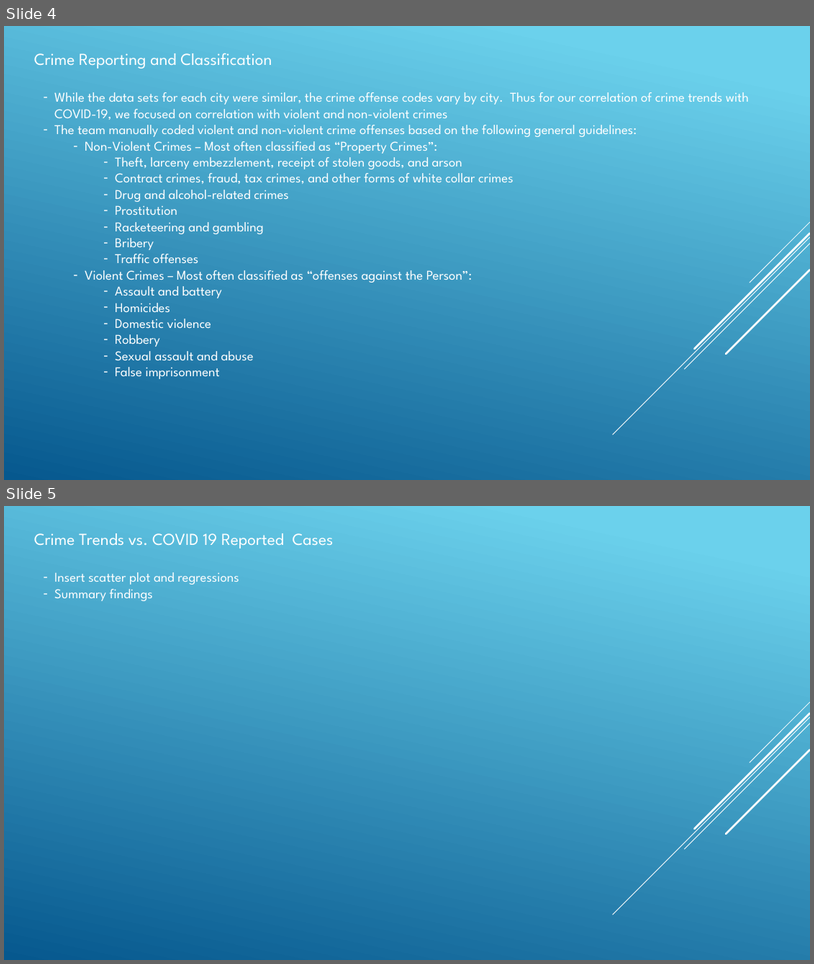
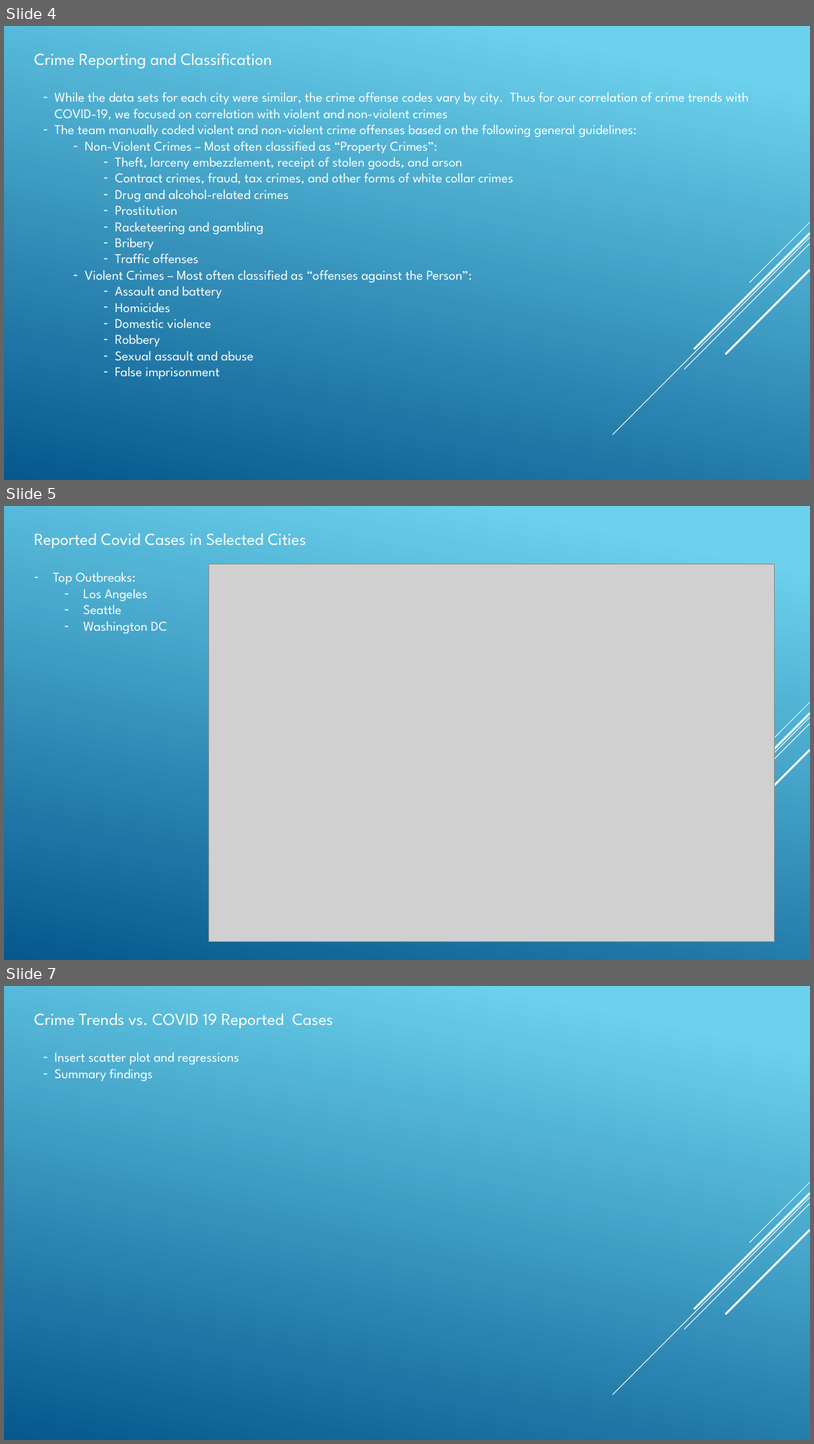
Before and after one commit to angelabanko/Project_1, a slide deck: Draft Presentation.pptx. Shown one above the other, each under a label of ours: slides 4 and 5 before the commit, slides 4, 5 and 7 after it; the slides between them are not shown. The pictures are 814x964 and 814x1444 pixels, drawn with LibreOffice and Linux fonts; fonts in the diff are those of the drawing; grey boxes stand for pictures. Boxes give left, top, right and bottom in pixels: in the first picture for what was removed or moved away, otherwise in the second. Text is boxed around its words. In the diff, an @@ line names an element or a change of style, - is before the commit and + after.

```diff
--- a/Draft Presentation.pptx
+++ b/Draft Presentation.pptx
@@ slide 5 added at (4, 506, 810, 960), background gradient #6ED2EB to #06588E; not listed: 5 template elements that a slide beside it also shows @@
@@ text added at (34, 533, 306, 548), 20 pt, text #FFFFFF @@
+Reported Covid Cases in Selected Cities
@@ picture added at (209, 564, 775, 942) @@
@@ text added at (53, 572, 167, 633), 16 pt, text #FFFFFF @@
+– Top Outbreaks:
+  – Los Angeles
+  – Seattle
+  – Washington DC
@@ what was slide 5 is now slide 7 @@
```
Also in this commit, not shown: 2 slides changed, 1 other slide added, 5 other files.
